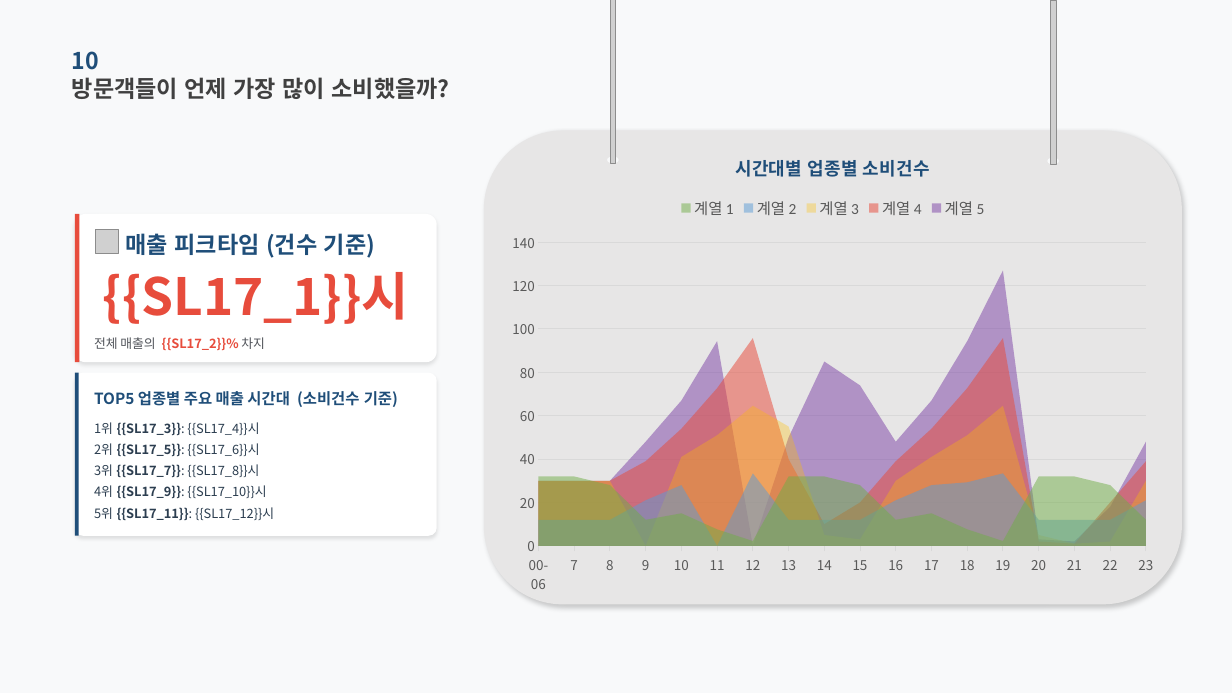
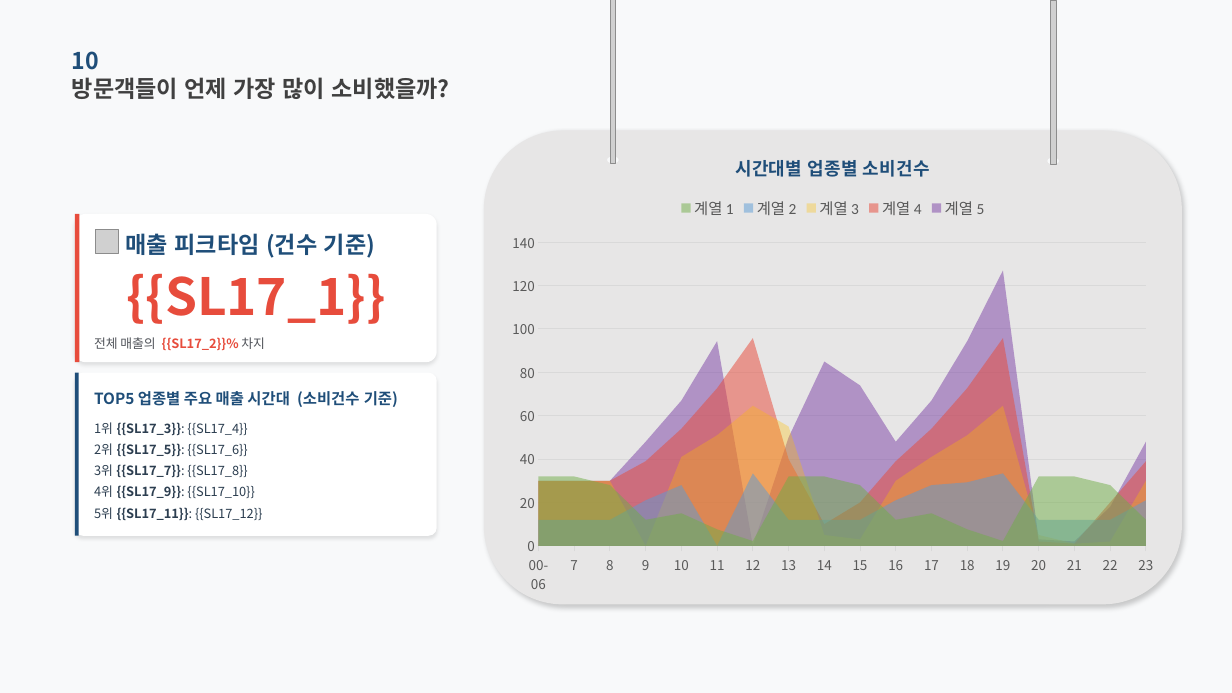
Before and after one commit to roddms/auto-report, a slide deck: slide 17 of template/master.pptx. Drawn at 1232x693 pixels with LibreOffice and Linux fonts; fonts in the diff are those of the drawing; grey boxes stand for pictures. Boxes give left, top, right and bottom in pixels: in the first picture for what was removed or moved away, otherwise in the second. Text is boxed around its words. In the diff, an @@ line names an element or a change of style, - is before the commit and + after.

```diff
--- a/template/master.pptx
+++ b/template/master.pptx
@@ text at bbox=[126, 273, 385, 324]: text changed @@
-{{SL17_1}}시
+{{SL17_1}}
@@ text at bbox=[94, 422, 247, 435]: text changed @@
-1위 {{SL17_3}}: {{SL17_4}}시
+1위 {{SL17_3}}: {{SL17_4}}
@@ text at bbox=[94, 443, 247, 456]: text changed @@
-2위 {{SL17_5}}: {{SL17_6}}시
+2위 {{SL17_5}}: {{SL17_6}}
@@ text at bbox=[94, 464, 247, 477]: text changed @@
-3위 {{SL17_7}}: {{SL17_8}}시
+3위 {{SL17_7}}: {{SL17_8}}
@@ text at bbox=[94, 485, 254, 498]: text changed @@
-4위 {{SL17_9}}: {{SL17_10}}시
+4위 {{SL17_9}}: {{SL17_10}}
@@ text at bbox=[94, 507, 262, 520]: text changed @@
-5위 {{SL17_11}}: {{SL17_12}}시
+5위 {{SL17_11}}: {{SL17_12}}
```
Also in this commit, not shown: 2 other slides changed, 6 other files.
